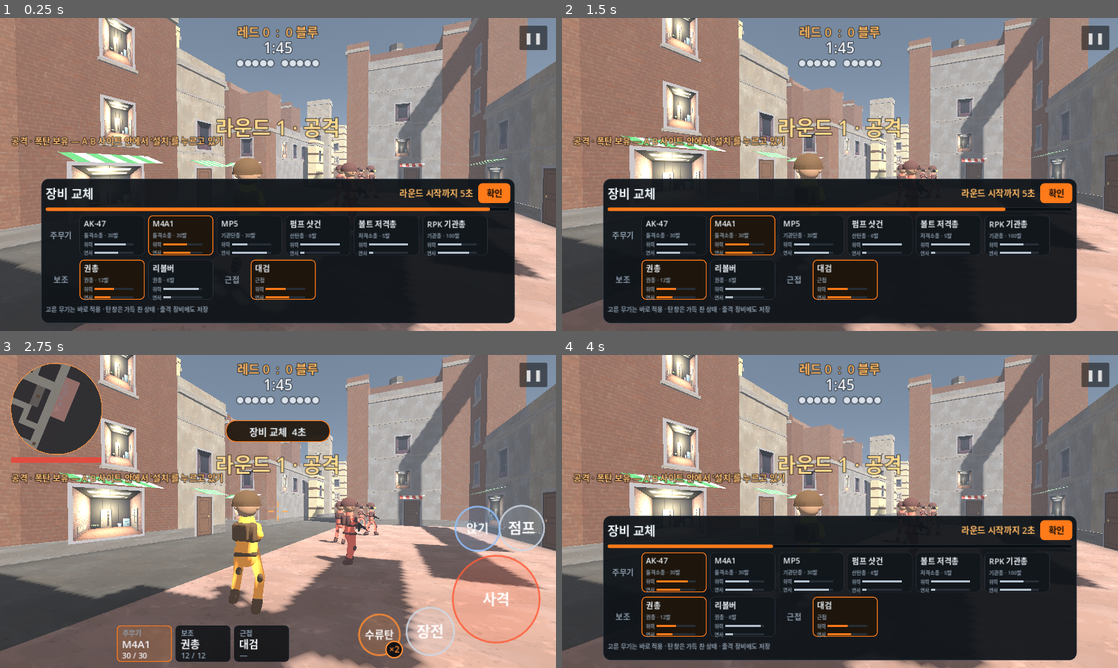
Above: before the commit, frames 1-4 (two rows, left to right).
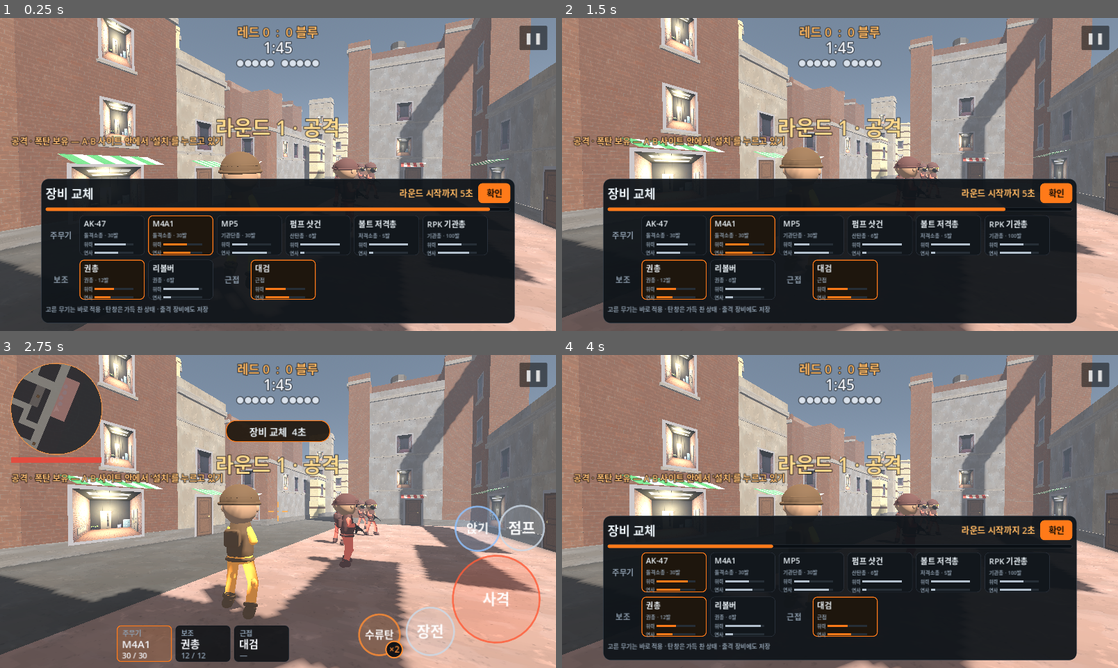
Above: after the commit, the same moments.

Repository: jjongjjongs/Reborn
Game: Godot game, scene res://BombMode.tscn
The game is run twice, just before and just after one commit, with the same random seed, the same clock (stepped at 60 frames per second) and the same inputs. This scene is started directly instead of the project's main scene.
Inputs (mouse positions are in pixels of both pictures, inside the frame that each line leads up to):
- Up to frame 1 (0.25 s): no input
- Up to frame 2 (1.5 s): click "❚❚" at 0.5 s; click "계속하기" at 1.25 s
- Up to frame 3 (2.75 s): click "확인" at 2 s
- Up to frame 4 (4 s): click "장비 교체 4초" at 2.75 s; click (673, 570) at 3.52 s

The runs differ from the first frame. In frame 1, 6.0% of the frame differs, in the area x 0-100%, y 0-100%; in frame 2, 6.6%; in frame 3, 12%; in frame 4, 6.6%.

Commit message:
Apply new mini characters: v4 default soldier, mini SWAT body, zombie model in survival
Taller hitboxes for the bigger heads, wider shoulder camera, crowd LOD for zombies.

Co-Authored-By: Claude Opus 5.5 <noreply@anthropic.com>
Claude-Session: https://claude.ai/code/session_017gCHGQkLFHx2VS6S1QuV14

Diff:
--- a/game/bot.gd
+++ b/game/bot.gd
@@ -76,8 +76,8 @@
 	_muzzle = Node3D.new(); _muzzle.position = Vector3(0.22, 1.3, -0.5)
 	add_child(_muzzle)
 	var col := CollisionShape3D.new()
-	var cs := CapsuleShape3D.new(); cs.radius = 0.4; cs.height = 2.0
-	col.shape = cs; col.position = Vector3(0, 1.0, 0)
+	var cs := CapsuleShape3D.new(); cs.radius = 0.4; cs.height = 2.15
+	col.shape = cs; col.position = Vector3(0, 1.075, 0)
 	add_child(col)
 	_agent = NavigationAgent3D.new()
 	_agent.path_desired_distance = 0.6
--- a/game/cam_rig.gd
+++ b/game/cam_rig.gd
@@ -13,14 +13,14 @@
 			var vm := ViewModel.new(); vm.name = "ViewModel"; vm.player = player
 			cam.add_child(vm)
 		cam.near = 0.03
-		cam.global_position = player.global_position + Vector3(0, player.eye_h + 0.18, 0) + Controls.shake_offset()
+		cam.global_position = player.global_position + Vector3(0, player.eye_h + 0.24, 0) + Controls.shake_offset()
 		cam.global_basis = b
 		cam.fov = lerpf(60.0, 60.0 / 2.5, player.scope_k)
 		return
 	cam.near = 0.05
 	var pivot := player.global_position + Vector3(0, player.eye_h, 0)
 	var k := player.scope_k                     # sniper scope: first person + zoom
-	var want := pivot - fwd * lerpf(4.0, -0.2, k) + b.x * lerpf(0.7, 0.0, k) + Vector3(0, lerpf(0.3, 0.1, k), 0)
+	var want := pivot - fwd * lerpf(4.0, -0.2, k) + b.x * lerpf(0.85, 0.0, k) + Vector3(0, lerpf(0.42, 0.1, k), 0)
 	var hit := false
 	if k < 0.5:
 		var space := player.get_world_3d().direct_space_state
@@ -44,8 +44,8 @@
 	var fwd := -b.z
 	var pivot := player.global_position + Vector3(0, player.eye_h, 0)
 	if Controls.view_fp:
-		return [pivot + Vector3(0, 0.18, 0), fwd]
-	var want := pivot - fwd * lerpf(4.0, -0.2, k) + b.x * lerpf(0.7, 0.0, k) + Vector3(0, lerpf(0.3, 0.1, k), 0)
+		return [pivot + Vector3(0, 0.24, 0), fwd]
+	var want := pivot - fwd * lerpf(4.0, -0.2, k) + b.x * lerpf(0.85, 0.0, k) + Vector3(0, lerpf(0.42, 0.1, k), 0)
 	return [want, (pivot + fwd * 12.0 - want).normalized()]
 
 # turn the aim so that the camera of blend k looks straight at `t`
--- a/game/player.gd
+++ b/game/player.gd
@@ -163,8 +163,8 @@
 	_muzzle = Node3D.new(); _muzzle.position = Vector3(0.22, 1.3, -0.5)
 	add_child(_muzzle)
 	_col = CollisionShape3D.new()
-	_shape = CapsuleShape3D.new(); _shape.radius = 0.4; _shape.height = 1.95
-	_col.shape = _shape; _col.position = Vector3(0, 0.975, 0)
+	_shape = CapsuleShape3D.new(); _shape.radius = 0.4; _shape.height = 2.15
+	_col.shape = _shape; _col.position = Vector3(0, 1.075, 0)
 	add_child(_col)
 	_aim = GrenadeAim.new()
 	add_child(_aim)
@@ -173,8 +173,8 @@
 	crouched = c
 	Controls.crouched = c
 	# lower hitbox while crouched (cover actually hides you)
-	_shape.height = 1.3 if c else 1.95
-	_col.position = Vector3(0, 0.65 if c else 0.975, 0)
+	_shape.height = 1.4 if c else 2.15
+	_col.position = Vector3(0, 0.7 if c else 1.075, 0)
 	aim_h = 0.75 if c else 1.1
 	if _soldier: _soldier.set_crouch(c)
 
--- a/game/profile.gd
+++ b/game/profile.gd
@@ -12,7 +12,7 @@
 const ITEMS := [
 	# body: the soldier model (same skeleton / animations)
 	{"id": "body_mini", "cat": "body", "name": "꼬마 병사", "price": 0},
-	{"id": "body_swat", "cat": "body", "name": "SWAT 대원", "price": 300},
+	{"id": "body_swat", "cat": "body", "name": "꼬마 SWAT", "price": 300},
 	# gear: head gear on the mini
 	{"id": "gear_helmet", "cat": "gear", "name": "고글 헬멧", "price": 0},
 	{"id": "gear_beret", "cat": "gear", "name": "베레모", "price": 150},
--- a/game/shop_screen.gd
+++ b/game/shop_screen.gd
@@ -206,7 +206,7 @@
 		var tl := _lbl(String(it["name"]), 20, rar[1]); tl.position = Vector2(8, 16); sw.add_child(tl)
 	elif cat == "body" or cat == "gear":
 		sw.color = Color(0.10, 0.13, 0.16)
-		var sub: String = {"body_mini": "기본 · 큰 머리 장난감 병정", "body_swat": "실사 비율 특수부대", "gear_helmet": "고글 올린 전투 헬멧",
+		var sub: String = {"body_mini": "기본 · 큰 머리 장난감 병정", "body_swat": "복면·바이저 헬멧 특수부대 (머리 장비 고정)", "gear_helmet": "고글 올린 전투 헬멧",
 			"gear_beret": "꼬마 병사 전용", "gear_mask": "꼬마 병사 전용"}.get(id, "")
 		var tl := _lbl(sub, 13, MUTED); tl.position = Vector2(8, 20); sw.add_child(tl)
 	elif c.a == 0.0:
--- a/game/soldier.gd
+++ b/game/soldier.gd
@@ -89,8 +89,9 @@
 var body := "mini"                 # "mini" (default toy soldier) or "swat" (shop), same skeleton
 var gun_k := 1.0                   # weapon size multiplier (the chunky mini holds bigger guns)
 static var test_body := ""
-const BODIES := {"mini": "res://assets/soldier/Mini.glb", "mini_swat": "res://assets/soldier/MiniSwat.glb",
-	"mini_zombie": "res://assets/soldier/MiniZombie.glb", "mini_v3": "res://assets/soldier/MiniV3.glb"}         # dev: force a body for every soldier (comparison shots)
+var cheap := false                 # crowd LOD: retarget every other frame
+const BODIES := {"mini": "res://assets/soldier/MiniV3.glb", "swat": "res://assets/soldier/MiniSwat.glb",
+	"zombie": "res://assets/soldier/MiniZombie.glb"}   # all built on the SWAT skeleton (tools/blender/build_minis.py)
 var gear := "helmet"               # mini head gear: helmet / beret / mask
 
 func setup(team_color: Color, kit: Color = Color(0, 0, 0, 0)) -> void:
@@ -98,11 +99,12 @@
 	_kit = kit
 	# visible body (SWAT, or the Mini Soldier test body built on the same skeleton)
 	if test_body != "": body = test_body
-	gun_k = 1.15 if body.begins_with("mini") else 1.0
+	gun_k = 1.15 if BODIES.has(body) else 1.0
 	var path: String = BODIES.get(body, "")
 	var swat: Node3D = (load(path) as PackedScene).instantiate() if path != "" else SWAT.instantiate()
-	if body.begins_with("mini"):
-		for g in swat.find_children("Gear_*", "", true, false):
+	var gears := swat.find_children("Gear_*", "", true, false)
+	if gears.size() > 1:   # bodies with swappable head gear (helmet / beret / mask)
+		for g in gears:
 			(g as Node3D).visible = String(g.name).to_lower() == "gear_" + gear
 	_swat = swat
 	swat.rotation.y = yaw_offset
@@ -231,6 +233,8 @@
 		if d: _base = "Death01"
 
 func _process(dt: float) -> void:
+	if cheap and (Engine.get_process_frames() + get_instance_id()) % 2 == 1:
+		_update_gun(); return          # crowds (zombies): retarget every other frame
 	_retarget()
 	if _windup:
 		_apply_windup()
--- a/game/zombie.gd
+++ b/game/zombie.gd
@@ -1,6 +1,6 @@
 class_name Zombie
 extends CharacterBody3D
-## M2 enemy (PlayerMonster model): NavMesh chase -> melee attack. Headshot aware.
+## M2 enemy (mini zombie body on the soldier rig): NavMesh chase -> swipe attack. Headshot aware.
 
 const SPEED := 2.4
 const GRAVITY := 20.0
@@ -19,7 +19,7 @@
 var _dead := false
 var _last_head := false
 var _agent: NavigationAgent3D
-var _mat: StandardMaterial3D
+var _body: Soldier
 var _flash := 0.0
 var player: Node3D
 
@@ -28,22 +28,16 @@
 	platform_on_leave = CharacterBody3D.PLATFORM_ON_LEAVE_DO_NOTHING
 	add_to_group("zombie")
 	hp = MAX_HP * hp_scale * Difficulty.v("z_hp")
-	var body := MeshInstance3D.new()
-	var cap := CapsuleMesh.new(); cap.radius = 0.4; cap.height = 1.8
-	body.mesh = cap
-	_mat = StandardMaterial3D.new(); _mat.albedo_color = Color(0.35, 0.55, 0.28)
-	body.material_override = _mat
-	body.position = Vector3(0, 0.9, 0)
-	add_child(body)
-	# head marker (visual only; headshot is height-based)
-	var head := MeshInstance3D.new()
-	var hm := SphereMesh.new(); hm.radius = 0.28; hm.height = 0.56; head.mesh = hm
-	var hmat := StandardMaterial3D.new(); hmat.albedo_color = Color(0.5, 0.65, 0.4); head.material_override = hmat
-	head.position = Vector3(0, 1.65, 0)
-	add_child(head)
+	# body: the soldier rig with the zombie mesh, arms reaching forward (the pistol-ready pose, gun hidden)
+	_body = Soldier.new(); _body.body = "zombie"; _body.cheap = true
+	add_child(_body)
+	_body.setup(Color(0.35, 0.55, 0.28))
+	_body.set_weapon("pistol")
+	if _body._wmodel: _body._wmodel.visible = false
+	_body.drive(0.0, true)
 	var col := CollisionShape3D.new()
-	var cs := CapsuleShape3D.new(); cs.radius = 0.4; cs.height = 2.0
-	col.shape = cs; col.position = Vector3(0, 1.0, 0)
+	var cs := CapsuleShape3D.new(); cs.radius = 0.4; cs.height = 2.1
+	col.shape = cs; col.position = Vector3(0, 1.05, 0)
 	add_child(col)
 	_agent = NavigationAgent3D.new()
 	_agent.path_desired_distance = 0.5
@@ -53,9 +47,9 @@
 func _physics_process(delta: float) -> void:
 	if _dead:
 		return
-	if _flash > 0.0:
-		_flash = maxf(0.0, _flash - delta * 5.0)
-		_mat.albedo_color = Color(0.35, 0.55, 0.28).lerp(Color(1, 0.3, 0.2), _flash)
+	if _flash > 0.0:   # hit: a quick flinch backwards
+		_flash = maxf(0.0, _flash - delta * 6.0)
+		_body.rotation.x = -0.18 * _flash
 	_atk_cd = maxf(0.0, _atk_cd - delta)
 	_warmup = maxf(0.0, _warmup - delta)
 	if player == null:
@@ -67,9 +61,11 @@
 		# attack
 		if _atk_cd <= 0.0:
 			_atk_cd = ATTACK_COOL
+			_body.throw()                  # overhead swipe
 			if player.has_method("take_damage"):
 				player.take_damage(int(ATTACK_DMG * Difficulty.v("z_dmg")))
 		velocity.x = 0.0; velocity.z = 0.0
+		if dist > 0.1: look_at(global_position + to_player, Vector3.UP)
 	elif _warmup <= 0.0:
 		_agent.target_position = player.global_position
 		var next := _agent.get_next_path_position()
@@ -85,6 +81,7 @@
 			look_at(global_position + Vector3(dir.x, 0, dir.z), Vector3.UP)
 	else:
 		velocity.x = 0.0; velocity.z = 0.0
+	_body.drive(clampf(Vector2(velocity.x, velocity.z).length() / 5.0, 0.0, 0.6), true)   # shamble: walk / jog, never sprint
 	if not is_on_floor():
 		velocity.y -= GRAVITY * delta
 	move_and_slide()
@@ -108,11 +105,12 @@
 		Controls.headshots += 1
 	Sfx.play_at("die", global_position)
 	died.emit()
-	# fall over + fade out
+	# death animation, then sink into the floor
+	_body.rotation.x = 0.0
+	_body.set_dead(true)
 	var t := create_tween()
-	t.tween_property(self, "rotation_degrees:x", -90.0, 0.25)
-	t.parallel().tween_property(self, "scale", Vector3(1, 1, 1) * 0.9, 0.25)
-	t.tween_interval(0.4)
+	t.tween_interval(1.1)
+	t.tween_property(_body, "position:y", -0.6, 0.5)
 	t.tween_callback(queue_free)
 	# disable collision so bullets pass
 	for c in get_children():
Binary file removed: game/assets/soldier/Mini.glb
Not shown, removed: game/assets/soldier/Mini.glb.import
Not shown, changed: game/export_presets.cfg
